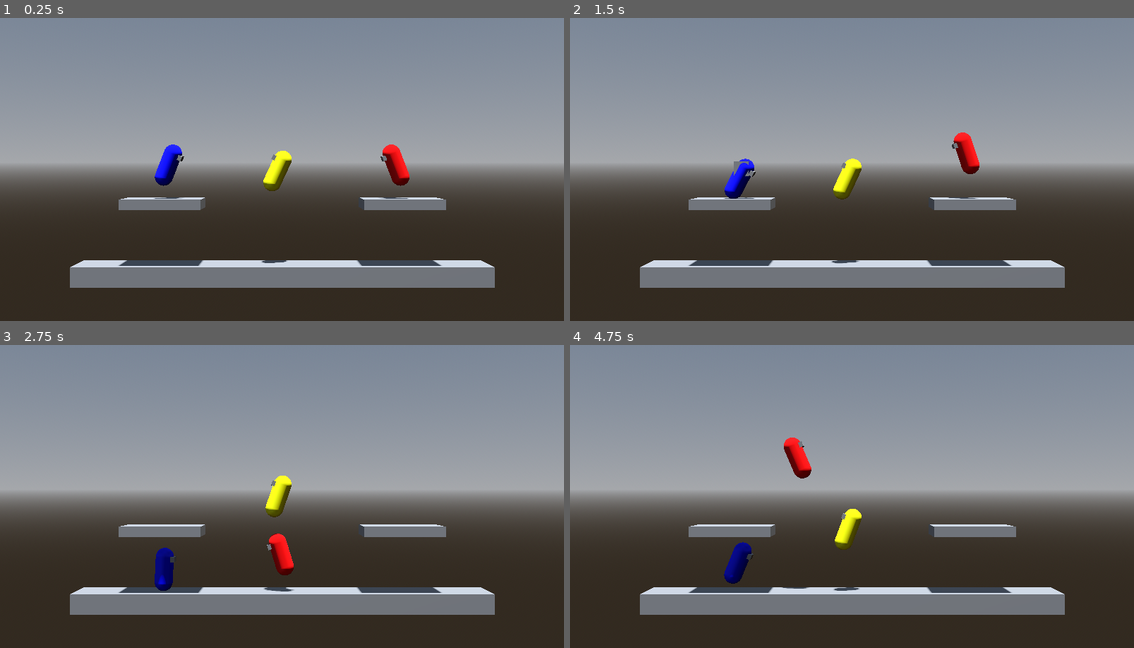
Above: before the commit, frames 1-4 (two rows, left to right).
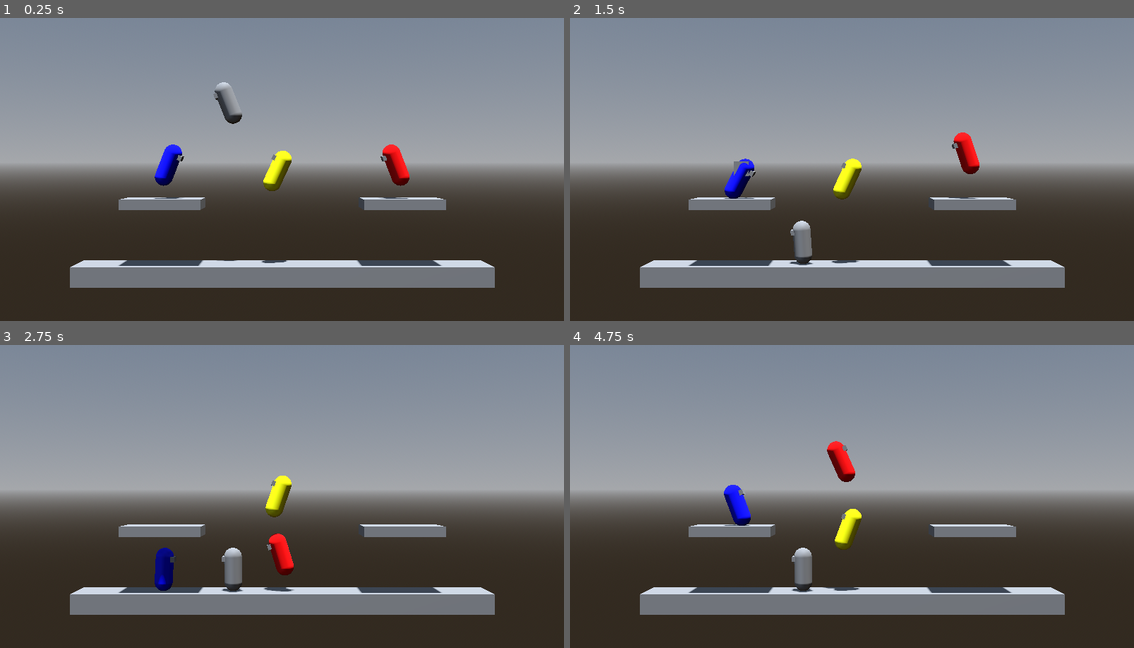
Above: after the commit, the same moments.

Repository: CocoMarck/SuperSmashTux
Game: Godot game, scene res://scenes/main.tscn
Same seed, same stepped clock (60 frames per second), same inputs: the game is played once before the commit and once after it.
Inputs:
- Up to frame 1 (0.25 s): no input
- Up to frame 2 (1.5 s): hold Up (player1_move_up) from 0.53 s (still down); tap K (player1_attack) at 0.6 s; tap Space (player1_jump) at 0.77 s; tap G (player2_attack) at 1.35 s
- Up to frame 3 (2.75 s): tap Space (player1_jump) at 1.52 s; release Up (player1_move_up) at 2.03 s; hold Left (player1_move_left) from 2.03 s (still down); tap S (player2_move_down) at 2.1 s
- Up to frame 4 (4.75 s): tap A (player2_move_left) at 2.85 s; tap Space (player1_jump) at 3.02, 3.77, 4.52 s; release Left (player1_move_left) at 3.53 s; hold Down (player1_move_down) 3.53-4.28 s; tap D (player2_move_right) at 3.6 s; hold Right (player1_move_right) from 4.28 s (still down); tap W (player2_move_up) at 4.35 s

The runs differ from the first frame. In frame 1, 0.3% of the frame differs, in the area x 37-43%, y 21-81%; in frame 2, 0.4%; in frame 3, 0.4%; in frame 4, 2.1%, in the area x 27-51%, y 30-82%.

Commit message:
good personscript

Diff:
--- a/scenes/main.tscn
+++ b/scenes/main.tscn
@@ -4,6 +4,8 @@
 [ext_resource type="Script" uid="uid://bbefl7k3gi1fy" path="res://scripts/spawn_point.gd" id="2_o6xl0"]
 [ext_resource type="Script" uid="uid://bcmv8f218b2yh" path="res://scripts/one_way_platform.gd" id="3_p1atf"]
 [ext_resource type="Script" uid="uid://bqr8o7d3ctyo2" path="res://scripts/ground_platform.gd" id="4_grnd0"]
+[ext_resource type="PackedScene" uid="uid://de4tgdk06il7y" path="res://prefabs/character.tscn" id="5_tefeu"]
+[ext_resource type="Script" uid="uid://vcq3xggvo3rq" path="res://scripts/person.gd" id="6_o6xl0"]
 
 [sub_resource type="CameraAttributesPractical" id="CameraAttributesPractical_gl6un"]
 
@@ -84,3 +86,11 @@
 gizmo_extents = 2.0
 script = ExtResource("2_o6xl0")
 character_type = 1
+
+[node name="Person" parent="." unique_id=1138438983 instance=ExtResource("5_tefeu")]
+transform = Transform3D(3, 0, 0, 0, 3, 0, 0, 0, 3, -4.9382343, 18.47628, 0)
+script = ExtResource("6_o6xl0")
+walking_speed = 8
+running_speed = 18
+hp = 100
+damage_percentage = 0.0
--- a/scripts/character.gd
+++ b/scripts/character.gd
@@ -136,10 +136,13 @@
 	_was_move_up = _move_up
 	_was_move_down = _move_down
 	var gravity_signals = _vertical_force(delta, _fall_acceleration_multiplier)
-	var move_signals = _move(delta, gravity_signals)
+	var vertical_force_signals = {
+		"on_floor": gravity_signals.on_floor, "air_count": gravity_signals.air_count, "force": gravity_signals.force
+	}
+	var move_signals = _move(delta, vertical_force_signals)
 	_set_x_not_zero_value()
 	var move_states = _get_move_states(move_signals)
-	_one_way_platforms(delta, gravity_signals["on_floor"])
+	_one_way_platforms(delta, vertical_force_signals["on_floor"])
 	_ledge_grab(delta)
 	if not _taking_damage:
 		_fight(delta, move_states)
--- a/scripts/gravity_body_3d.gd
+++ b/scripts/gravity_body_3d.gd
@@ -11,7 +11,7 @@
 var _target_velocity: Vector3 = Vector3.ZERO
 var _air_count: int = 0
 
-func _vertical_force(delta: float, multiplier: float = 1) -> Dictionary:
+func _vertical_force(delta: float, multiplier: float = 1) -> VerticalForceSignals:
 	'''
 	Fuerza vertical. Imitación de gravedad. Estilo 2D.
 	'''
@@ -28,11 +28,11 @@
 	if on_ceiling:
 		# Evitar saltar al techo, y segir con llendo hacia arriba. Nembe no, eso ta muy mal oshe.
 		_target_velocity.y = -(fall_acceleration * multiplier) * delta
-	return {
-		"air_count": _air_count,
-		"on_floor": on_floor,
-		"force": _target_velocity.y
-	}
+	return VerticalForceSignals.new(
+		on_floor,
+		_air_count,
+		_target_velocity.y # Force
+	)
 
 func _ready() -> void:
 	pass
--- /dev/null
+++ b/scripts/helpers/move_signals.gd
@@ -0,0 +1,11 @@
+class_name MoveSignals
+extends RefCounted
+
+var direction: Vector3
+var velocity: Vector3
+var on_floor: bool
+
+func _init(p_direction, p_velocity, p_on_floor):
+	direction = p_direction
+	velocity = p_velocity
+	on_floor = p_on_floor
--- /dev/null
+++ b/scripts/helpers/move_states.gd
@@ -0,0 +1,33 @@
+class_name MoveStates
+extends RefCounted
+
+var moving: bool
+var jumping: bool
+var falling: bool
+
+var neutral: bool
+var running: bool
+var neutral_crouch: bool
+var crouch_move: bool
+
+var neutral_air: bool
+var air_move: bool
+var air_down: bool
+
+func _init(
+	p_moving: bool, p_jumping: bool, p_falling: bool,
+	p_neutral: bool, p_running: bool, p_neutral_crouch: bool, p_crouch_move: bool,
+	p_neutral_air: bool, p_air_move: bool, p_air_down: bool
+):
+	moving = p_moving
+	jumping = p_jumping
+	falling = p_falling
+
+	neutral = p_neutral
+	running = p_running
+	neutral_crouch = p_neutral_crouch
+	crouch_move = p_crouch_move
+
+	neutral_air = p_neutral_air
+	air_move = p_air_move
+	air_down = p_air_down
--- /dev/null
+++ b/scripts/helpers/vertical_force_signals.gd
@@ -0,0 +1,11 @@
+class_name VerticalForceSignals
+extends RefCounted
+
+var on_floor :bool
+var air_count :float
+var force :float
+
+func _init(p_on_floor:bool, p_air_count:float, p_force:float):
+	on_floor = p_on_floor
+	air_count = p_air_count
+	force = p_force
--- a/scripts/hitbox.gd
+++ b/scripts/hitbox.gd
@@ -47,7 +47,7 @@
 	'''
 	if body == _parent:
 		return
-	if body is Character:
+	if body is Character or body is Person:
 		print(body.name, " recibio trancazo")
 		print(body.damage_percentage)
 		body.set_damage_percentage( _damage )
--- /dev/null
+++ b/scripts/person.gd
@@ -0,0 +1,299 @@
+class_name Person
+extends GravityBody3D
+
+# Propiedades publicas
+@export_group("Horizontal Movement")
+@export var walking_speed: int = 8
+@export var running_speed: int = 18
+@export var init_looking_at_right: bool = false
+
+@export_group("Vertical Movement")
+@export var jump_impulse: int = 25
+
+@export_group("Appearence")
+@export var material: Material = null
+@export var mesh: Mesh = null
+
+@export_group("Health")
+@export var hp :int = 100
+@export var damage_percentage :float = 0
+
+# `_target_velocity`, pertenece a `GravityBody3D`.
+
+# Propiedades privadas | Multiples saltos
+var _max_jumps = 1
+var _jump_count = 0
+
+# Propiedadas privadas | Estados posición
+var _direction: Vector3 = Vector3.ZERO
+var _x_not_zero_value: float = 0.0
+
+# Propiedades privadas | Multiplicadores.
+var _fall_acceleration_multiplier: float = 1.0
+
+# Propiedades privadas | Daño
+var _taking_damage :bool = false
+var _normal_damage_power : float = 200
+var _current_damage_direction: Vector3 = Vector3.ZERO
+
+# Propiedades privadas | Inputs
+var _move_left: bool = false
+var _move_right: bool = false
+
+var _move_up: bool = false
+var _move_down: bool = false
+
+var _jump: bool = false
+
+# Propiedades privadas | Flancos de inputs de arriba/abajo.
+var _was_jumping: bool = false
+var _was_move_down: bool = false
+
+# Fuciones | Direccion
+func _get_initial_facing() -> Vector3:
+	'''
+	Determinar hacia donde mira el character al iniciar, segun configuracion del editor.
+	'''
+	if init_looking_at_right:
+		return Vector3.RIGHT
+	else:
+		return Vector3.LEFT
+
+func _get_move_direction() -> Vector3:
+	'''
+	Obtener direccion de movimiento. Tambien sirve para voltear el character.
+	'''
+	var axis = ( float(int(_move_right) -int(_move_left)) )
+	return Vector3(axis, 0.0, 0.0)
+
+func _set_x_not_zero_value(p_direction: Vector3) -> void:
+	'''
+	Para saber en donde esta mirando el player.
+	'''
+	if p_direction.x != 0.0:
+		_x_not_zero_value = p_direction.x
+	elif _x_not_zero_value == 0.0:
+		if init_looking_at_right:
+			_x_not_zero_value = 1.0
+		else:
+			_x_not_zero_value = -1.0
+
+# Funciones | Apariencia
+func _set_material( p_meterial: Material ) -> void:
+	'''
+	Establecer material al jugador.
+	Aunque preferiblemente sea nomas color.
+	Pero por ahora, asi está bien.
+	'''
+	if p_meterial != null:
+		$Pivot/Mesh.material_override = p_meterial
+
+func _set_mesh( p_mesh: Mesh ) -> void:
+	'''
+	Establecer malla nueva
+	'''
+	if p_mesh != null:
+		$Pivot/Mesh.mesh = p_mesh
+
+func _get_default_material() -> Material:
+	'''
+	Material por defecto segun el tipo de personaje. Los scripts hijos lo sobrescriben.
+	'''
+	return null
+
+# Funciones | Input
+func _collect_input() -> void:
+	'''
+	Funcion para obtener acciones sobrescritas por otro script hijo de character.
+	'''
+	pass
+
+
+# Funciones | Mover
+func _move(delta: float, signals: VerticalForceSignals) -> MoveSignals:
+	'''
+	Movimientos.
+	Retorna señales de movimientos.
+	'''
+	# Variables | Salto
+	var want_jump := (_jump or _move_up)
+	var can_jump := want_jump and not _was_jumping
+	_was_jumping = want_jump
+
+	# Variables | Direccion de movimiento horizontal
+	# Solo actualizar direccion en el piso.
+	if can_jump:
+		_direction = Vector3(_x_not_zero_value, 0, 0)
+	else:
+		_direction = _get_move_direction()
+
+	# En caida | Descender o no mas rapido.
+	if not signals.on_floor:
+		if _move_down:
+			_fall_acceleration_multiplier = 2
+		if want_jump:
+			_fall_acceleration_multiplier = 1
+	else:
+		_fall_acceleration_multiplier = 1
+
+	# En el piso
+	if signals.on_floor:
+		#  No aceptar saltos infinitos.
+		_jump_count = 0
+
+	# Cambiador de velocidad segun sea el caso.
+	var speed_multiplier := 1.0
+	if _move_down or can_jump:
+		speed_multiplier = 0.5
+
+	# Velocidad horizontal
+	_target_velocity.x = _direction.x * (running_speed*speed_multiplier)
+
+	# Salto | Aplicar salto normal o doble salto segun sea el caso.
+	if want_jump and _jump_count < _max_jumps:
+		_target_velocity.y = jump_impulse
+		if signals.air_count > 0:
+			_jump_count = _max_jumps
+		else:
+			_jump_count += 1
+
+	# Retornar
+	return MoveSignals.new(
+		_direction,
+		_target_velocity,
+		signals.on_floor
+	)
+
+# Funciones | Estados de movimiento
+func _get_move_states(signals: MoveSignals) -> MoveStates:
+	'''
+	Obtener estados de movimiento, basado en las señales de movimiento.
+    Sirve para animar, o para otras cosas.
+	'''
+	# Movimiento normal
+	var moving = signals.direction.x != 0.0
+	var jumping = velocity.y > 0
+	var falling = not jumping and not signals.on_floor
+
+	# En el piso o en el aire
+	var neutral := false
+	var running := false
+	var neutral_crouch := false
+	var crouch_move := false
+
+	var neutral_air := false
+	var air_move := false
+	var air_down := false
+
+	if signals.on_floor:
+		# En el piso
+		neutral = not moving and (not _move_up and not _move_down)
+		running = moving
+		neutral_crouch = not moving and _move_down
+		crouch_move = moving and _move_down
+
+	else:
+		# En el aire
+		neutral_air = not moving and (not _move_up and not _move_down)
+		air_move = moving
+		air_down = moving and _move_down
+
+	return MoveStates.new(
+		moving,
+		jumping,
+		falling,
+
+		neutral,
+		running,
+		neutral_crouch,
+		crouch_move,
+
+		neutral_air,
+		air_move,
+		air_down,
+	)
+
+func _move_anim(delta:float, states: MoveStates) -> void:
+	'''
+	Animaciones
+	'''
+	# En el piso
+	if states.neutral:
+		$AnimationPlayer.play("idle")
+	elif states.running:
+		$AnimationPlayer.play("run")
+	# En el aire
+	elif states.jumping:
+		$AnimationPlayer.play("jump")
+	elif states.falling:
+		$AnimationPlayer.play("fall")
+	else:
+		$AnimationPlayer.play("idle")
+
+func _set_pivot_direction(direction: Vector3) -> void:
+	$Pivot.basis = Basis.looking_at(
+		Vector3(_x_not_zero_value, direction.y, direction.z)
+	)
+
+# Funciones | Damage recibido
+func set_damage(damage:int):
+	hp -= damage
+
+func set_damage_percentage(damage:int) -> void:
+	damage_percentage += damage*0.01
+
+func set_damage_move(damage:float, direction:Vector3) -> void:
+	'''
+	Recibir un trancazo
+	'''
+	_current_damage_direction = direction
+	_taking_damage = true
+
+func _damage_move() -> void:
+	_target_velocity.x += (
+		(_normal_damage_power*_current_damage_direction.x) * damage_percentage
+	)
+	_target_velocity.y += (
+		(_normal_damage_power*_current_damage_direction.y) * damage_percentage
+	)
+	_taking_damage = false
+
+# Funciones | Inicializar
+func _ready() -> void:
+	'''
+	Inicializar el character, con sus colorines, materiales etc.
+	'''
+	# Apariencia
+	_set_mesh(mesh)
+	if material == null:
+		material = _get_default_material()
+	_set_material(material)
+
+	# Direccion
+	$Pivot.basis = Basis.looking_at(_get_initial_facing())
+
+# Funciones | Procesar
+func _physics_process(delta: float) -> void:
+	'''
+	Funcion de procesamiento de fisicas.
+    Este puede ser remplazado segun se necesite.
+	'''
+	_collect_input()
+	_was_move_down = _move_down
+	# Move
+	var gravity_signals = _vertical_force(delta, _fall_acceleration_multiplier)
+	var move_signals = _move(delta, gravity_signals)
+	_set_x_not_zero_value(move_signals.direction)
+	var move_states = _get_move_states(move_signals)
+
+	# Damage
+	if _taking_damage:
+		_damage_move()
+
+	# Anim
+	_move_anim(delta, move_states)
+	_set_pivot_direction(move_signals.direction)
+
+	# Procesar todo
+	velocity = _target_velocity
+	move_and_slide()
Not shown, added: scripts/helpers/move_signals.gd.uid
Not shown, added: scripts/helpers/move_states.gd.uid
Not shown, added: scripts/helpers/vertical_force_signals.gd.uid
Not shown, added: scripts/person.gd.uid
